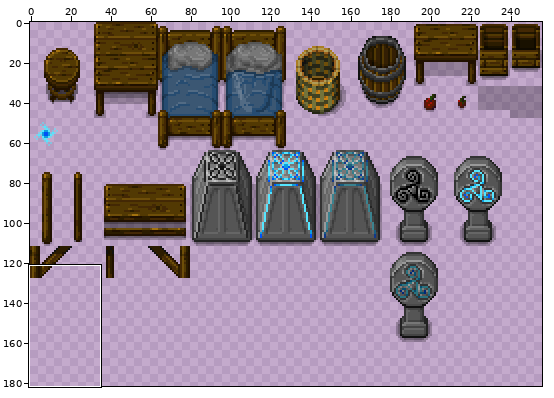
One commit to this sprite sheet: img/object1.png. The picture above shows the old version from afar; the outline marks the close-up.
Close-up. Before the commit:
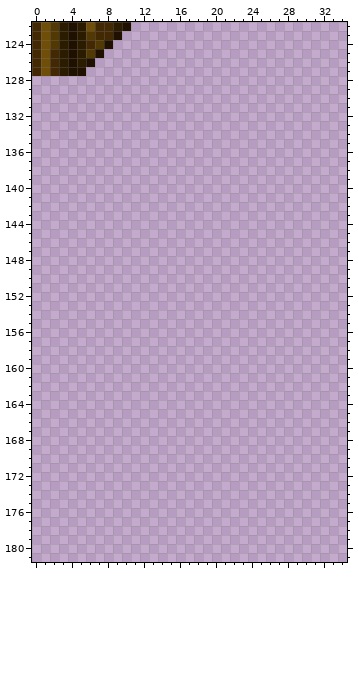
The file is 256x256 pixels. Colours within 5 levels of each other are drawn and written as one. Shown: x 0..34, y 122..181. The wide view leaves out empty margins.
Now the later version:
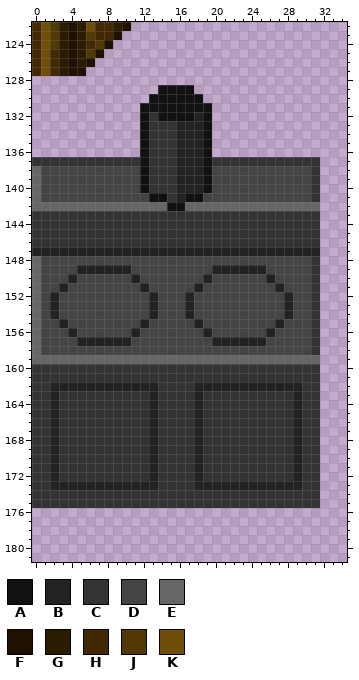
Palette (. is transparent): A #111111  B #222222  C #333333  D #444444  E #666666  F #201000  G #2b1c00  H #432804  J #523903  K #6e4e09
Diff:
The author put colour A in row 129 at x 14 to 17; in row 130 at x 13 to 18; in row 131 at x 12 to 19; in row 132 at x 12, 14 to 17 and 19; in rows 133 to 140 at x 12 and 19; in row 141 at x 13 to 14 and 17 to 18.
The author put colour A in row 142 at x 15 to 16.
The author put colour B in row 132 at x 18; in rows 133 to 140 at x 16 to 18; in row 141 at x 16; in row 147 at x 0 to 31; in row 149 at x 5 to 10 and 20 to 25; in row 150 at x 4, 11, 19 and 26.
The author put colour B in row 151 at x 3, 12, 18 and 27; in rows 152 to 154 at x 2, 13, 17 and 28; in row 155 at x 3, 12, 18 and 27; in row 156 at x 4, 11, 19 and 26; in row 157 at x 5 to 10 and 20 to 25; in row 162 at x 2 to 13 and 18 to 29.
The author put colour B in rows 163 to 172 at x 2, 13, 18 and 29; in row 173 at x 2 to 13 and 18 to 29.
The author put colour C in row 132 at x 13; in rows 133 to 136 at x 13 to 15; in row 137 at x 0 to 11, 13 to 15 and 20 to 31; in rows 138 to 140 at x 13 to 15 and 31; in row 141 at x 15 and 31; in rows 143 to 146 at x 0 to 31.
The author put colour C in rows 148 to 158 at x 31; in rows 160 to 161 at x 0 to 31; in row 162 at x 0 to 1, 14 to 17 and 30 to 31; in rows 163 to 172 at x 0 to 1, 3 to 12, 14 to 17, 19 to 28 and 30 to 31; in row 173 at x 0 to 1, 14 to 17 and 30 to 31; in rows 174 to 175 at x 0 to 31.
The author put colour D in rows 138 to 140 at x 1 to 11 and 20 to 30; in row 141 at x 1 to 12 and 19 to 30; in row 148 at x 1 to 30; in row 149 at x 1 to 4, 11 to 19 and 26 to 30; in row 150 at x 1 to 3, 5 to 10, 12 to 18, 20 to 25 and 27 to 30; in row 151 at x 1 to 2, 4 to 11, 13 to 17, 19 to 26 and 28 to 30.
The author put colour D in rows 152 to 154 at x 1, 3 to 12, 14 to 16, 18 to 27 and 29 to 30; in row 155 at x 1 to 2, 4 to 11, 13 to 17, 19 to 26 and 28 to 30; in row 156 at x 1 to 3, 5 to 10, 12 to 18, 20 to 25 and 27 to 30; in row 157 at x 1 to 4, 11 to 19 and 26 to 30; in row 158 at x 1 to 30.
The author put colour E in rows 138 to 141 at x 0; in row 142 at x 0 to 14 and 17 to 31; in rows 148 to 158 at x 0; in row 159 at x 0 to 31.
Pixel boxes of the changes (left, top, right, bottom) in both close-ups:
added: (32, 85, 320, 508)
